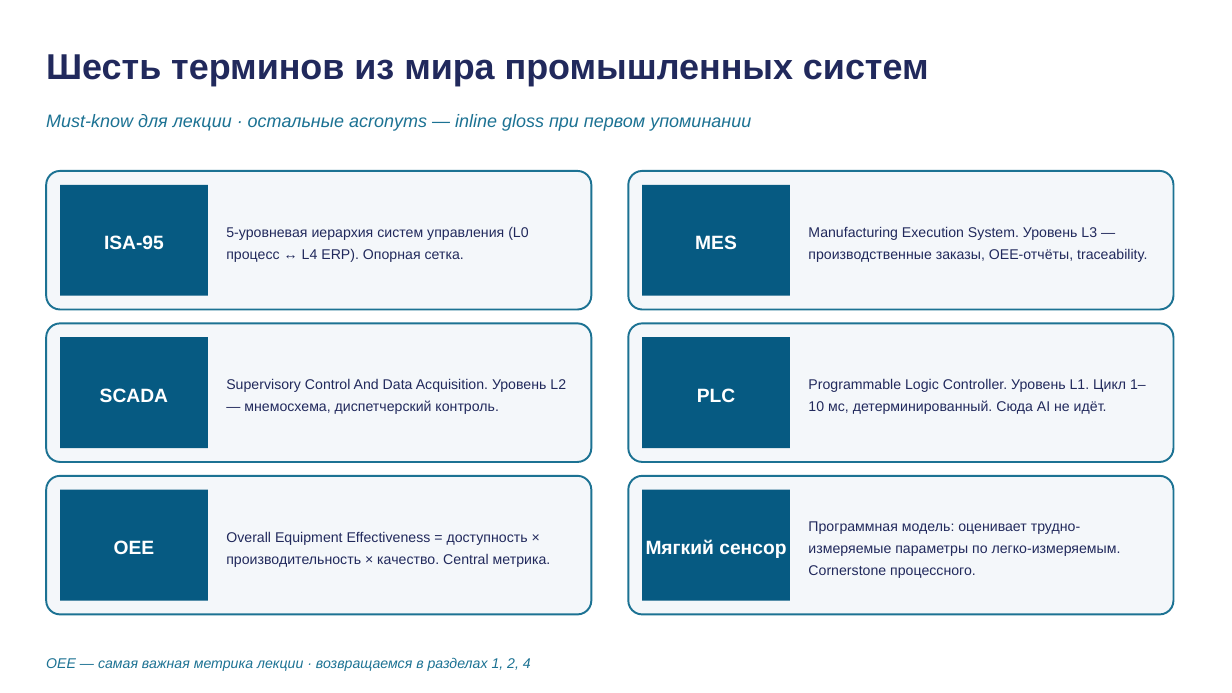
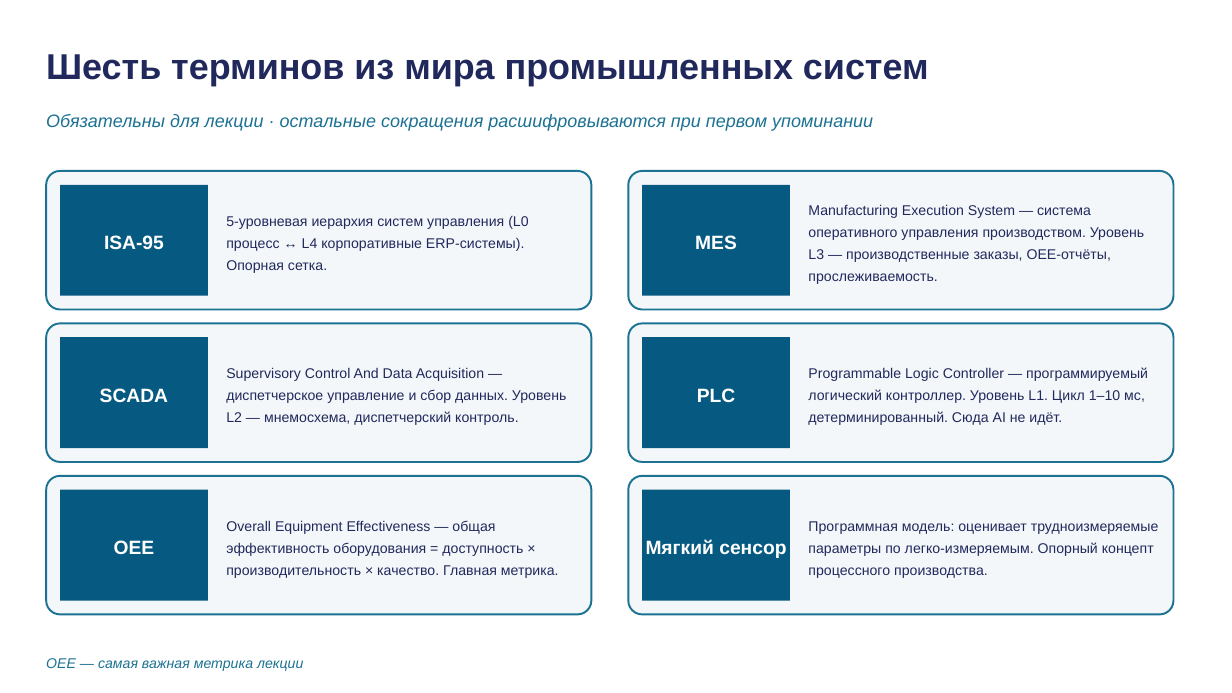
Before and after one commit to tellina-study/AI-usage-lessons, a slide deck: slide 4 of library/lectures/lec-11/rendered/lec-11.pptx. Drawn at 1232x693 pixels with LibreOffice and Linux fonts; fonts in the diff are those of the drawing. Boxes give left, top, right and bottom in pixels: in the first picture for what was removed or moved away, otherwise in the second. Text is boxed around its words. In the diff, an @@ line names an element or a change of style, - is before the commit and + after.

```diff
--- a/library/lectures/lec-11/rendered/lec-11.pptx
+++ b/library/lectures/lec-11/rendered/lec-11.pptx
@@ text at [46, 114, 873, 131]: text changed @@
-Must-know для лекции · остальные acronyms — inline gloss при первом упоминании
+Обязательны для лекции · остальные сокращения расшифровываются при первом упоминании
@@ text at [808, 204, 1111, 284]: text changed @@
-Manufacturing Execution System. Уровень L3 — производственные заказы, OEE-отчёты, traceability.
+Manufacturing Execution System — система оперативного управления производством. Уровень L3 — производственные заказы, OEE-отчёты, прослеживаемость.
@@ text at [226, 216, 528, 273]: text changed @@
-5-уровневая иерархия систем управления (L0 процесс ↔ L4 ERP). Опорная сетка.
+5-уровневая иерархия систем управления (L0 процесс ↔ L4 корпоративные ERP-системы). Опорная сетка.
@@ text at [226, 389, 567, 425]: text changed @@
-Supervisory Control And Data Acquisition. Уровень L2 — мнемосхема, диспетчерский контроль.
+Supervisory Control And Data Acquisition — диспетчерское управление и сбор данных. Уровень L2 — мнемосхема, диспетчерский контроль.
@@ text at [808, 367, 1148, 425]: text changed @@
-Programmable Logic Controller. Уровень L1. Цикл 1–10 мс, детерминированный. Сюда AI не идёт.
+Programmable Logic Controller — программируемый логический контроллер. Уровень L1. Цикл 1–10 мс, детерминированный. Сюда AI не идёт.
@@ text at [226, 520, 559, 578]: text changed @@
-Overall Equipment Effectiveness = доступность × производительность × качество. Central метрика.
+Overall Equipment Effectiveness — общая эффективность оборудования = доступность × производительность × качество. Главная метрика.
@@ text at [808, 521, 1159, 578]: text changed @@
-Программная модель: оценивает трудно-измеряемые параметры по легко-измеряемым. Cornerstone процессного.
+Программная модель: оценивает труднoизмеряемые параметры по легко-измеряемым. Опорный концепт процессного производства.
@@ text at [46, 658, 303, 671]: text changed @@
-OEE — самая важная метрика лекции · возвращаемся в разделах 1, 2, 4
+OEE — самая важная метрика лекции
```
Also in this commit, not shown: 37 other slides changed, 3 slides added, 1 slide removed, 7 other files.
